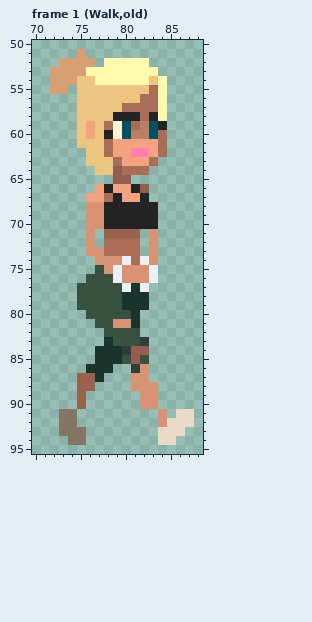
Two versions of one pixel-art file, JRs Hope Hospital/Picture/master_banch2.ase. The picture above is the old version.
160x96 pixels, 8 frames. Colours within 5 levels of each other are drawn and written as one. Shown: frame 1 (Walk,old): x 70..88, y 50..95. The old version is drawn lined up with the new one, on the new canvas. The commit also changed other frames or places, which this record leaves out.
The same view after the edit:
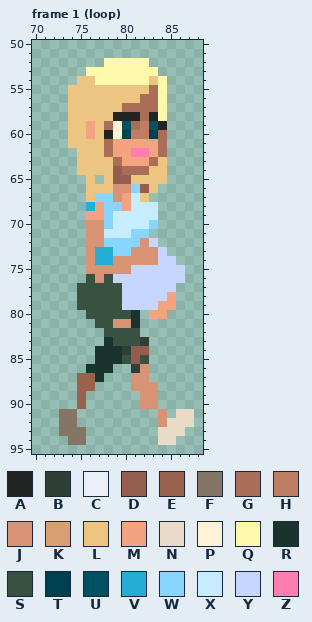
Palette (. is transparent): A #222323  B #2f3f38  C #ebf0f6  D #945d4f  E #9a624c  F #857565  G #a96d58  H #bf7e63  J #d79374  K #d89f75  L #ecc581  M #f4a380  N #eadbc9  P #fff3d6  Q #fffaab  R #1a332c  S #385140  T #004051  U #005162  V #24aed6  W #88d6ff  X #c6ecff  Y #c7d6ff  Z #ff7daf
Changes in this commit:
canvas 160x96 -> 256x96
--- frame 1 (loop)
@@ x 70..88 @@
 50 ...................
-51 .....K.............
-52 ...KKKK.QQQQQ......
-53 ..KKKKQQQQQQQQ.....
-54 ..KKKLLQQQQQQLQ....
-55 ..KK.LLLLLLLLGQ....
-56 .....LLLLLLLGGQ....
-57 .....LLLLLGGGGQ....
-58 .....LLLLAAAGAQ....
-59 .....LMLGPUGHUA....
-60 .....LMLAPUHHUG....
-61 .....LLLGMMMMMG....
-62 ......LLGMMZZMG....
-63 ......LLLGMMMG.....
-64 .......LLDGGG......
-65 .........DD........
-66 .......MAMMAD......
-67 ......MMGAMMA......
-68 ......JJAAAAAA.....
-69 ......JJAAAAAA.....
-70 ......JJAAAAAA.....
-71 ......J.EEEE.J.....
-72 ......J.GGGG.J.....
-73 ......JJGGGG.J.....
-74 .......JJJCGCJ.....
-75 .......SJCJJJC.....
-76 ......SSSCJJJC.....
-77 .....SSSSSCRC......
-78 .....SSSSSRRR......
-79 .....SSSSSRRR......
-80 ......SSSSSR.......
+51 ...................
+52 ........QQQQQ......
+53 ......QQQQQQQQ.....
+54 .....LLQQQQQQLQ....
+55 ....LLLLLLLLLGQ....
+56 ....LLLLLLLLGGQ....
+57 ....LLLLLLGGGGQ....
+58 ....LLLLLAAAGAQ....
+59 ....LLMLGPUGHUA....
+60 ....LLMLAPTHHTG....
+61 ....LLLLGMMMMMG....
+62 .....LLLGMMZZMG....
+63 .....LLLLGMMMGL....
+64 .....LLLLDGGGLL....
+65 ......L.LDDLLLL....
+66 ......LLLJJWDL.....
+67 ......LWWJMXL......
+68 ......VMWWMXXX.....
+69 ......MMWXXXXX.....
+70 ......JJWXXXXW.....
+71 ......JJXXXWW......
+72 ......JJWWWWJY.....
+73 ......JVVWWJJJY....
+74 ......JVVJJJJJYY...
+75 ......JJJJJYYYYYY..
+76 ......SJSYYYYYYYY..
+77 .....SSSSSYYYYYY...
+78 .....SSSSSYYYYYM...
+79 .....SSSSSYYYYMM...
+80 ......SSSSSR.MM....
 81 .......SSJJR.......
